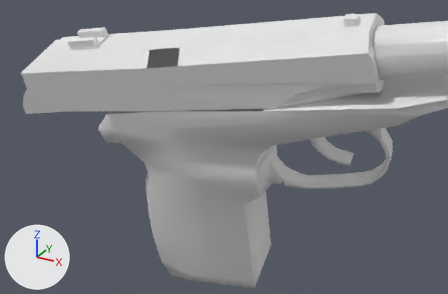
Before and after pictures for a commit that changed the OBJ model Vertex_Animation_Compiler/Assets/Makarov_Pistol_Reload166.obj.
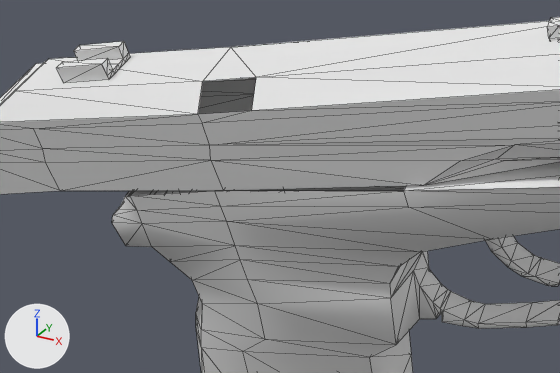
Each version appears first from a camera (50 mm lens) standing at (0.4639, -0.3076, 0.0099) and looking at (0.3664, -0.1303, -0.0787), and next in a close-up on the part from 8% to 78% of the width and 1% to 73% of the height. Arrows for +X, +Y and +Z are at lower left; the lights stay in place. The close-ups show mesh edges as thin lines. Where no turn or scale is listed for an object, it has been applied to the vertices.

Names of what the first close-up shows: 'Rest_of_the_gun_Sphere', 'Top_Slider_Sphere.001'.
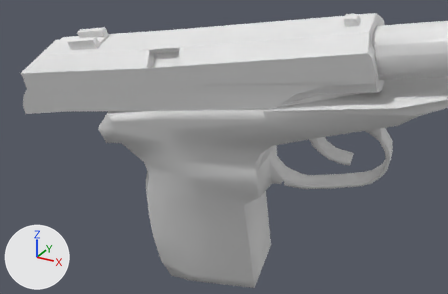
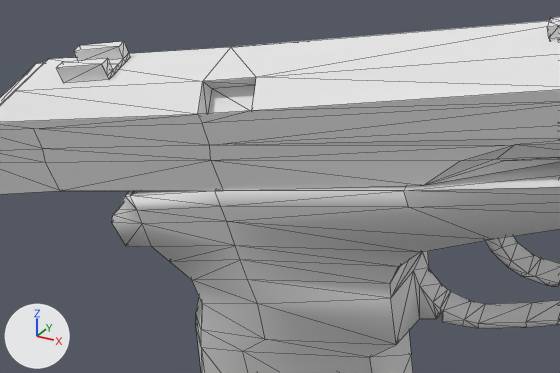
What differs and where, as boxes (x1, y1, x2, y2) in the close-ups (560 x 373 px):
part 1 of me_rest_of_the_gun_sphere, added: after (126, 186, 406, 196)
part 2 of me_top_slider_sphere_001, added: after (198, 77, 256, 114)

The change in detail:
me_rest_of_the_gun_sphere has 272 vertices, 519 faces and spans x 0.3113..0.4581, y -0.1381..-0.0824, z -0.1591..-0.0256.
me_rest_of_the_gun_sphere is used by ob_rest_of_the_gun_sphere; location (0.0, 0.0, 0.0).
Verts and faces of me_rest_of_the_gun_sphere; kept vertices keep their numbers, new ones are numbered from 272.
Before the commit, vertices of me_rest_of_the_gun_sphere: 164 (0.3787, -0.1084, -0.0545), 166 (0.3204, -0.1381, -0.0722) at pixel (125, 196), 175 (0.3217, -0.138, -0.0718) at pixel (130, 195), 178 (0.3821, -0.1323, -0.0618) at pixel (403, 190), 179 (0.3421, -0.1363, -0.0677) at pixel (214, 190).
Before the commit, vertices of me_rest_of_the_gun_sphere: 180 (0.3182, -0.1141, -0.0646), 181 (0.3387, -0.1124, -0.0605), 183 (0.3169, -0.1142, -0.0649).
Part 1, on me_rest_of_the_gun_sphere:
New faces: (164, 181, 179), (175, 179, 181), (166, 175, 183), (164, 179, 178), (175, 181, 180), (175, 180, 183).
me_top_slider_sphere_001 is used by ob_top_slider_sphere_001; location (0.0, 0.0, 0.0).
me_top_slider_sphere_001 had 127 vertices, 227 faces and spanned x 0.2786..0.418, y -0.1466..-0.1084, z -0.0779..-0.0286.
me_top_slider_sphere_001 now has 131 vertices, 237 faces and spans x 0.2786..0.418, y -0.1466..-0.1084, z -0.0779..-0.0286.
Part 2, on me_top_slider_sphere_001:
4 vertices are added at (0.354, -0.1369, -0.0505), (0.3425, -0.1382, -0.0525), (0.3528, -0.1332, -0.0451), (0.3413, -0.1344, -0.0471).
10 new faces join them.
